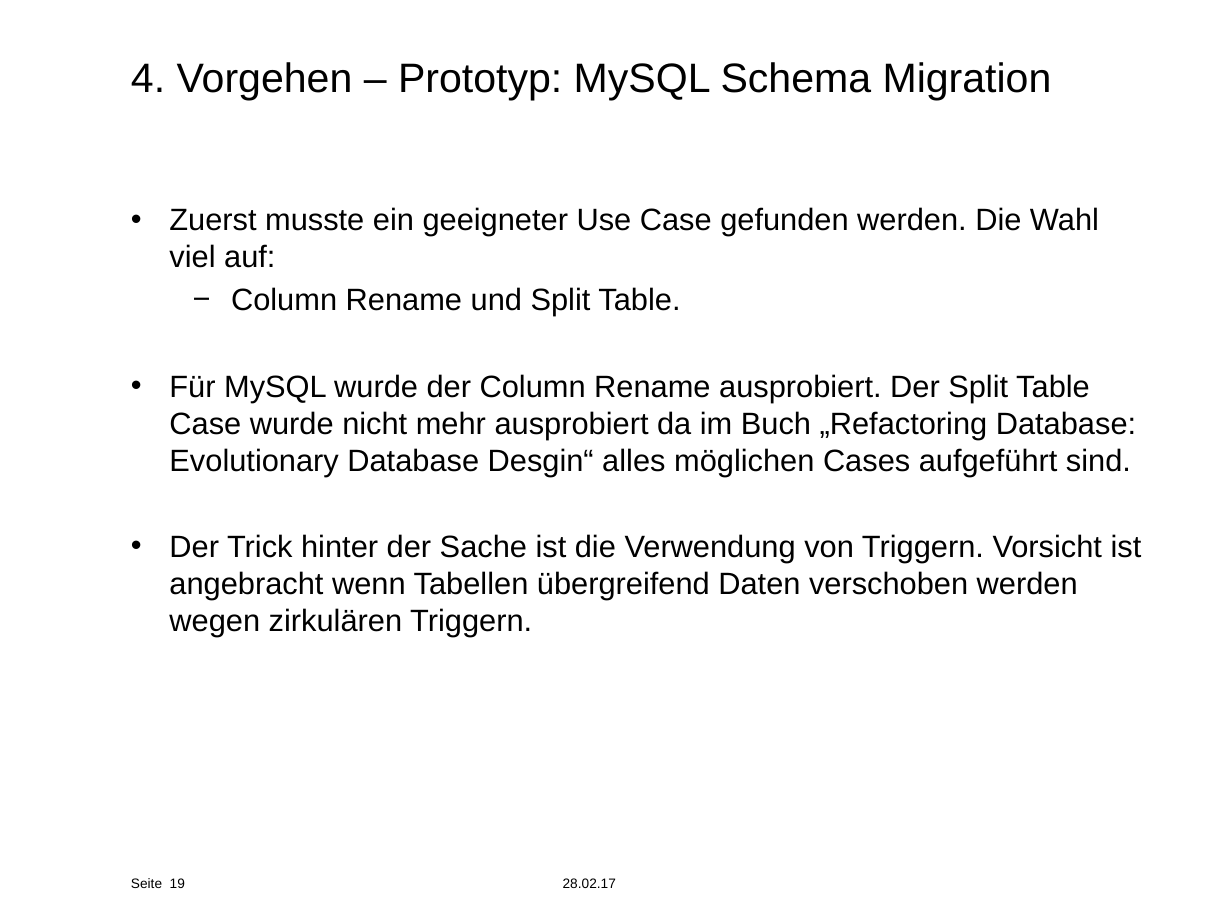
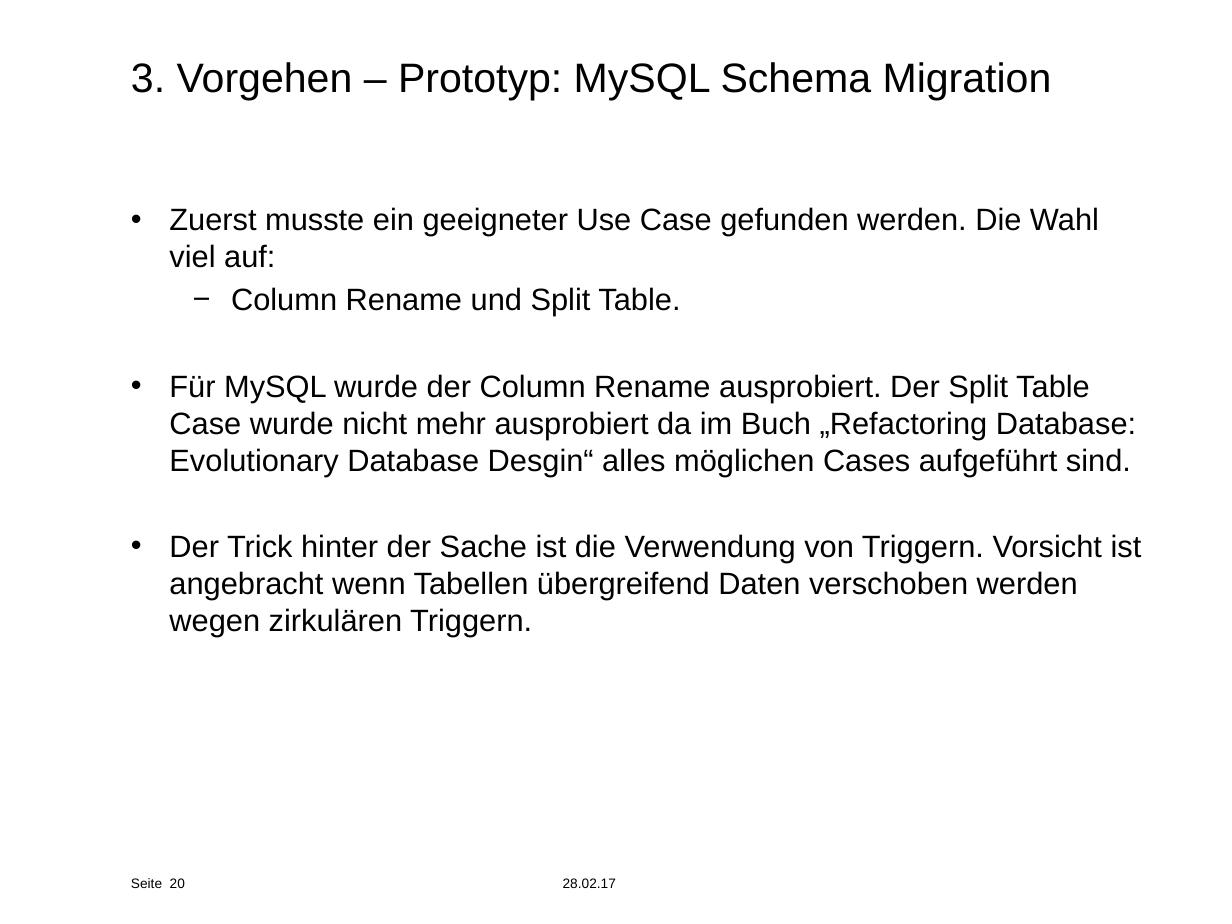
Before and after one commit to effusion/masterthesis, a slide deck: slide 20 of masterthesis_presentation.pptx (slide 19 before the commit). Drawn at 1232x924 pixels with LibreOffice and Linux fonts; fonts in the diff are those of the drawing; background and template pictures are left out. Boxes give left, top, right and bottom in pixels: in the first picture for what was removed or moved away, otherwise in the second. Text is boxed around its words. In the diff, an @@ line names an element or a change of style, - is before the commit and + after.

```diff
--- a/masterthesis_presentation.pptx
+++ b/masterthesis_presentation.pptx
@@ title at [131,62,1052,100]: text changed @@
-4. Vorgehen – Prototyp: MySQL Schema Migration
+3. Vorgehen – Prototyp: MySQL Schema Migration
@@ page number at [170,878,185,888]: text changed @@
-19
+20
```
Also in this commit, not shown: 23 other slides changed, 7 slides added, 1 slide removed, 2 other files.
